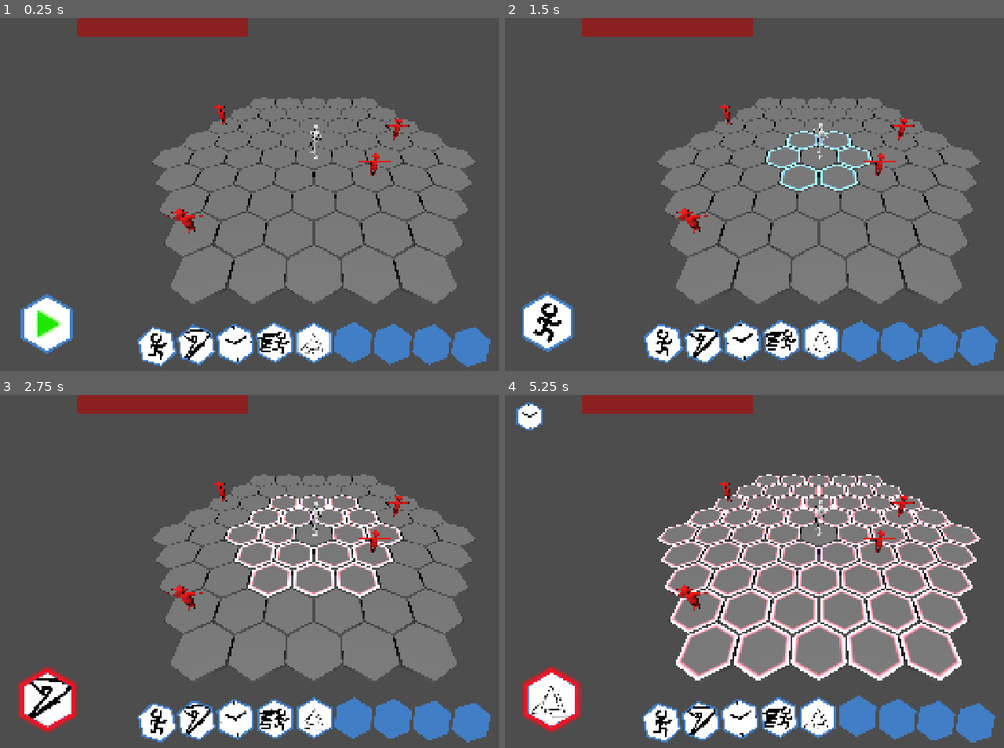
Above: before the commit, frames 1-4 (two rows, left to right).
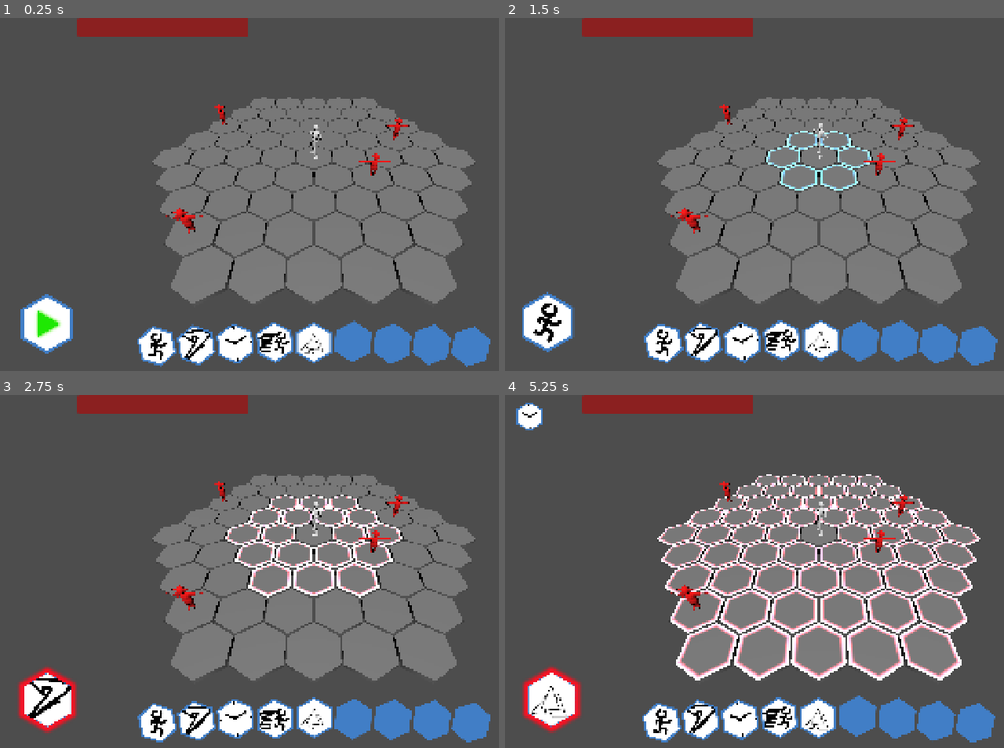
Above: after the commit, the same moments.

Repository: mmb5049/IGME601-Group4
Game: Godot game, scene res://Levels/Arena.tscn
Same seed, same stepped clock (60 frames per second), same inputs: the game is played once before the commit and once after it.
Inputs (mouse positions are in pixels of both pictures, inside the frame that each line leads up to):
- Up to frame 1 (0.25 s): no input
- Up to frame 2 (1.5 s): click (549, 325) at 0.5 s; tap Enter at 1.25 s; drag from (664, 339) to (879, 116) at 1.27 s
- Up to frame 3 (2.75 s): drag from (194, 719) to (284, 642) at 2.02 s
- Up to frame 4 (5.25 s): move the mouse to (739, 719) at 2.77 s; hold D 2.78-3.5 s; tap M at 2.85 s; click (739, 719) at 2.92 s; tap T at 3.05 s; drag from (779, 716) to (629, 518) at 3.52 s; drag from (819, 719) to (849, 571) at 4.27 s; drag from (859, 719) to (724, 483) at 5.02 s

The runs differ from the first frame. In frame 1, 0.4% of the frame differs, in the area x 27-98%, y 85-99%; in frame 2, 0.5%; in frame 3, 0.5%; in frame 4, 0.7%, in the area x 28-89%, y 29-99%.

Commit message:
Added the first step to create mana system

Diff:
--- a/igme-601-group-4/Abilities/Dash.tres
+++ b/igme-601-group-4/Abilities/Dash.tres
@@ -8,6 +8,7 @@
 ability_name = "Dash"
 icon = ExtResource("2_icon")
 type = 0
+cost = 20
 range = 5
 targeting_type = 1
 metadata/_custom_type_script = "uid://bb2g6ka3m3kqr"
--- a/igme-601-group-4/Abilities/Move.tres
+++ b/igme-601-group-4/Abilities/Move.tres
@@ -8,6 +8,7 @@
 ability_name = "Move"
 icon = ExtResource("2_icon")
 type = 0
+cooldown = 5.0
 range = 1
 targeting_type = 1
 metadata/_custom_type_script = "uid://bb2g6ka3m3kqr"
--- a/igme-601-group-4/Abilities/Slash.tres
+++ b/igme-601-group-4/Abilities/Slash.tres
@@ -8,6 +8,7 @@
 script = ExtResource("1_8nbmr")
 ability_name = "Slash"
 icon = ExtResource("2_icon")
+cost = 15
 range = 2
 damage = 5
 animation = ExtResource("1_b255d")
--- a/igme-601-group-4/Abilities/Trap.tres
+++ b/igme-601-group-4/Abilities/Trap.tres
@@ -8,6 +8,7 @@
 ability_name = "Trap"
 icon = ExtResource("1_0gavt")
 type = 2
+cost = 25
 range = 4
 damage = 7
 targeting_type = 3
--- a/igme-601-group-4/Characters/player_controller.gd
+++ b/igme-601-group-4/Characters/player_controller.gd
@@ -10,6 +10,12 @@
 signal target_preview_changed(target: AbilityTarget)
 signal targeting_ended
 signal ability_confirmed(ability: Ability, target: AbilityTarget)
+signal mana_changed(current_mana: int, max_mana: int)
+signal notification_requested(message: String)
+
+
+
+
 
 var number_display = preload("res://Misc/number_display.tscn")
 @export var mesh:MeshInstance3D
@@ -26,6 +32,12 @@
 @export var max_health: int = 100
 var current_health: int = 100
 var is_dead: bool = false
+
+@export_category("Mana")
+@export var max_mana: int = 100
+@export var mana_per_turn: int = 100
+@export var current_mana: int = 100
+
 
 @export_category("Abilities")
 @export var abilities: Array[Ability] = []
@@ -47,7 +59,11 @@
 
 func _ready() -> void:
 	cursor_position = get_viewport().get_mouse_position()
+
 	current_health = max_health
+	current_mana = max_mana
+	mana_changed.emit(current_mana, max_mana)
+
 
 	if animationManager:
 		animationManager.play_animation(animationManager.idle_animation)
@@ -116,6 +132,10 @@
 		print("request fail")
 		return
 
+	if not can_afford_ability(ability):
+		#show_mana_message("Not enough mana!")
+		return
+
 	HexGrid.clear_highlights()
 	selected_ability = ability
 	cursor_position = get_viewport().get_mouse_position()
@@ -123,6 +143,14 @@
 	if ability.targeting_type == Global.TargetingType.NONE:
 		var immediate_target := AbilityTarget.new(Global.TargetingType.NONE)
 		immediate_target.is_valid = true
+
+		# Don't confirm ability if not enough mana
+		if not spend_mana(ability.cost):
+			#show_mana_message("Not enough mana!")
+			selected_ability = null
+			current_mode = PlayerMode.NONE
+			return
+
 		ability_confirmed.emit(ability, immediate_target)
 		selected_ability = null
 		current_mode = PlayerMode.NONE
@@ -154,6 +182,18 @@
 	HexGrid.clear_highlights()
 	selected_ability = null
 	current_mode = PlayerMode.NONE
+
+
+	if not can_afford_ability(selected_ability):
+		#show_mana_message("Not enough mana!")
+		cancel_targeting()
+		return
+
+	if not spend_mana(selected_ability.cost):
+		#show_mana_message("Not enough mana!")
+		cancel_targeting()
+		return
+
 	ability_confirmed.emit(confirmed_ability, target)
 	targeting_ended.emit()
 
@@ -384,6 +424,10 @@
 func end_action_sequence() -> void:
 	_action_sequence_active = false
 	current_mode = PlayerMode.NONE
+
+	# Restore mana for the next turn.
+	refill_mana()
+
 	if animationManager:
 		animationManager.play_animation(animationManager.idle_animation)
 
@@ -437,3 +481,29 @@
 
 	current_health = mini(current_health + amount, max_health)
 	health_changed.emit(current_health, max_health)
+
+
+func spend_mana(amount: int) -> bool:
+	if amount < 0 or current_mana < amount:
+		return false
+
+	current_mana -= amount
+	mana_changed.emit(current_mana, max_mana)
+	print("Mana", current_mana)
+	return true
+
+
+func refill_mana() -> void:
+	current_mana = mini(
+		current_mana + mana_per_turn,
+		max_mana
+	)
+	mana_changed.emit(current_mana, max_mana)
+	print("Mana", current_mana)
+
+
+func show_mana_message(message: String) -> void:
+	notification_requested.emit(message)
+
+func can_afford_ability(ability: Ability) -> bool:
+	return ability != null and current_mana >= ability.cost
